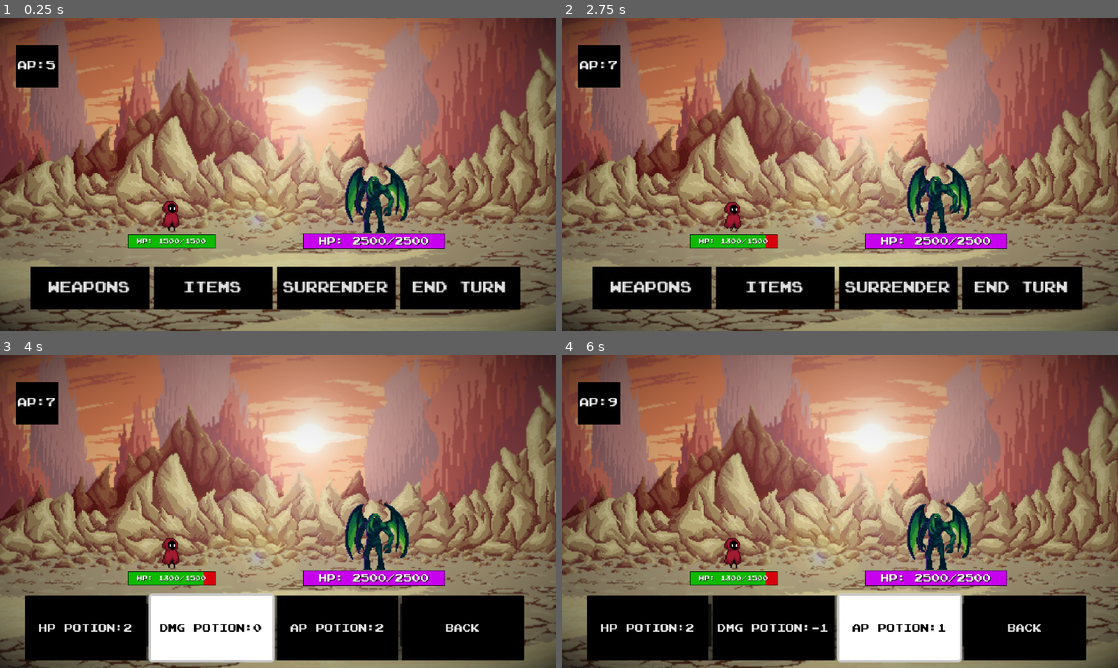
Above: before the commit, frames 1-4 (two rows, left to right).
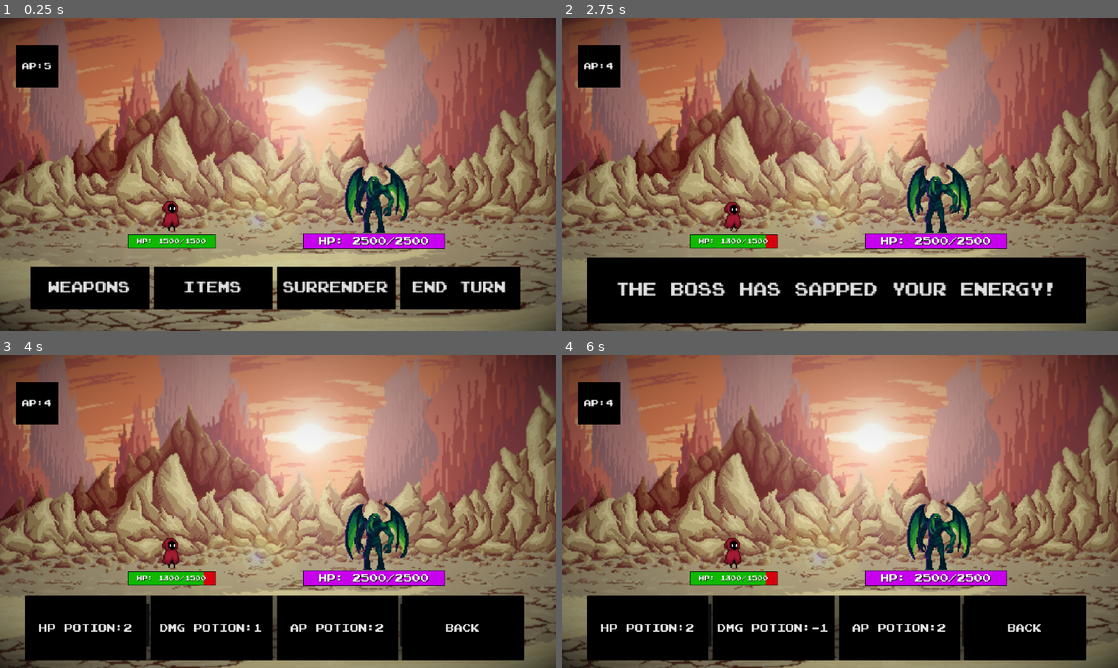
Above: after the commit, the same moments.

Repository: ElerosVecchio/OBL_TeamC
Game: Godot game, scene res://TurnBasedSystem&Scene/world.tscn
The game is run twice, just before and just after one commit, with the same random seed, the same clock (stepped at 60 frames per second) and the same inputs. This scene is started directly instead of the project's main scene.
Inputs (mouse positions are in pixels of both pictures, inside the frame that each line leads up to):
- Up to frame 1 (0.25 s): no input
- Up to frame 2 (2.75 s): click "End Turn" at 0.5 s; tap Enter (ui_accept) at 1.25, 1.52 s; click "Weapons" at 2 s
- Up to frame 3 (4 s): click "Items" at 2.75 s; click (211, 627) at 3.5 s, where only the run before the commit has a clickable "DMG Potion:1"
- Up to frame 4 (6 s): click "DMG Potion:0" (after the commit: "DMG Potion:1") at 4.25 s; click "DMG Potion:-1" (after the commit: "DMG Potion:0") at 5 s; click "Surrender" at 5.75 s

The runs differ from the first frame. In frame 1, 0.1% of the frame differs, in the area x 3-10%, y 13-17%; in frame 2, 9.9%, in the area x 3-95%, y 13-98%; in frame 3, 5.2%; in frame 4, 5.1%.

Commit message:
Added boss phase
Boss will crit more often and regen on lower health. Chance to inflict a potion or ap debuff on hit, which increases when low health.

Diff:
--- a/TurnBasedSystem&Scene/world.gd
+++ b/TurnBasedSystem&Scene/world.gd
@@ -163,35 +163,56 @@
 	await get_tree().create_timer(2).timeout
 	crit = randi() % 100
 	spec_effect = randi() % 100
-	if Global.bbegcurrenthealth <= Global.bbegmaxhealth * 0.5: #the boss is more likely to crit if it has lower health
+	if Global.bbegcurrenthealth <= Global.bbegmaxhealth * 0.4: #the boss is more likely to crit if it has lower health
 		if crit <= 45:
 			Global.playercurrenthealth -= Global.bbegdamage * 2 * Global.shielding
 			print('Enemy critical hit')
 		else:
 			Global.playercurrenthealth -= Global.bbegdamage * Global.shielding
-		if spec_effect < 50:
+		if spec_effect > 66:
 			can_potion = false
 			debuff.text = "The boss has blocked your potions!"
 			debuff_applied = true
-		elif spec_effect > 50:
+		elif spec_effect < 33:
 			if Global.actionpoints >= 3:
 				Global.actionpoints -= 3
-			else:
+			elif Global.actionpoints == 0:
+				Global.actionpoints -= 2
+			debuff.text = "The boss has sapped your energy!"
+			debuff_applied = true
+		if Global.bbegcurrenthealth <= Global.bbegmaxhealth * 0.3:
+			Global.bbegcurrenthealth += Global.bbegmaxhealth * 0.025
+	else:
+		if crit <= 20:
+			Global.playercurrenthealth -= Global.bbegdamage * 2 * Global.shielding
+			print('Enemy critical hit!')
+		else:# no critical hit and boss is too healthy to enter second stage
+			Global.playercurrenthealth -= Global.bbegdamage * Global.shielding
+		if spec_effect >= 80:
+			can_potion = false
+			debuff.text = "The boss has blocked your potions!"
+			debuff_applied = true
+		elif spec_effect <= 20:
+			if Global.actionpoints >= 3:
+				Global.actionpoints -= 3
+			elif Global.actionpoints == 0:
 				Global.actionpoints = 0
 			debuff.text = "The boss has sapped your energy!"
 			debuff_applied = true
-		if Global.bbegcurrenthealth <= Global.bbegmaxhealth * 0.3:
-			Global.bbegcurrenthealth += Global.bbegmaxhealth * 0.025
-	elif crit <= 20:
-		Global.playercurrenthealth -= Global.bbegdamage * 2 * Global.shielding
-		print('Enemy critical hit!')
-	else:
-		Global.playercurrenthealth -= Global.bbegdamage * Global.shielding
+		else:
+			pass
 	$EnemyTurnLabel.hide()
 	if debuff_applied == true:
 		$Debuff.show()
 	Global.shielding = 1
 	Global.actionpoints += 2
+	if damage_potion_consumed == true:
+		Global.sworddamage -= 50
+		Global.lancedamage -= 50
+		Global.hammerdamage -= 50
+		Global.wanddamage -= 50
+		Global.shielddamage -= 50
+	damage_potion_consumed = false
 
 func defeat():
 	if Global.playerdefeated == true:
@@ -232,7 +253,7 @@
 		Global.appotions -= 1
 		Global.actionpoints += 2
 
-
+var damage_potion_consumed = false
 
 func _on_damage_potion_pressed():
 	if Global.damagepotions == 0:
@@ -240,6 +261,7 @@
 	if can_potion == false:
 		$Debuff.show()
 	else:
+		damage_potion_consumed = true
 		Global.damagepotions -= 1
 		Global.sworddamage += 50
 		Global.lancedamage += 50
--- a/TurnBasedSystem&Scene/world.tscn
+++ b/TurnBasedSystem&Scene/world.tscn
@@ -121,6 +121,9 @@
 
 [sub_resource type="StyleBoxFlat" id="StyleBoxFlat_7nead"]
 bg_color = Color(0, 0, 0, 1)
+
+[sub_resource type="StyleBoxFlat" id="StyleBoxFlat_p3mqt"]
+bg_color = Color(1, 1, 1, 1)
 
 [node name="world" type="Node2D"]
 script = ExtResource("1_24vmh")
@@ -391,7 +394,7 @@
 grow_horizontal = 2
 grow_vertical = 2
 theme_override_fonts/font = ExtResource("6_4o36p")
-theme_override_font_sizes/font_size = 9
+theme_override_font_sizes/font_size = 7
 text = "AP:5"
 horizontal_alignment = 1
 vertical_alignment = 1
@@ -451,9 +454,11 @@
 offset_top = 220.0
 offset_right = 465.0
 offset_bottom = 282.0
+theme_override_colors/font_hover_color = Color(0, 0, 0, 1)
 theme_override_fonts/font = ExtResource("6_4o36p")
 theme_override_font_sizes/font_size = 13
 theme_override_styles/normal = SubResource("StyleBoxFlat_7nead")
+theme_override_styles/hover = SubResource("StyleBoxFlat_p3mqt")
 text = "The Boss has debuffed YOU!"
 
 [connection signal="pressed" from="ActionsPanel/Actions/Attacks" to="." method="_on_attacks_pressed"]
Not shown: 1 places in TurnBasedSystem&Scene/world.tscn that only renumber resources
